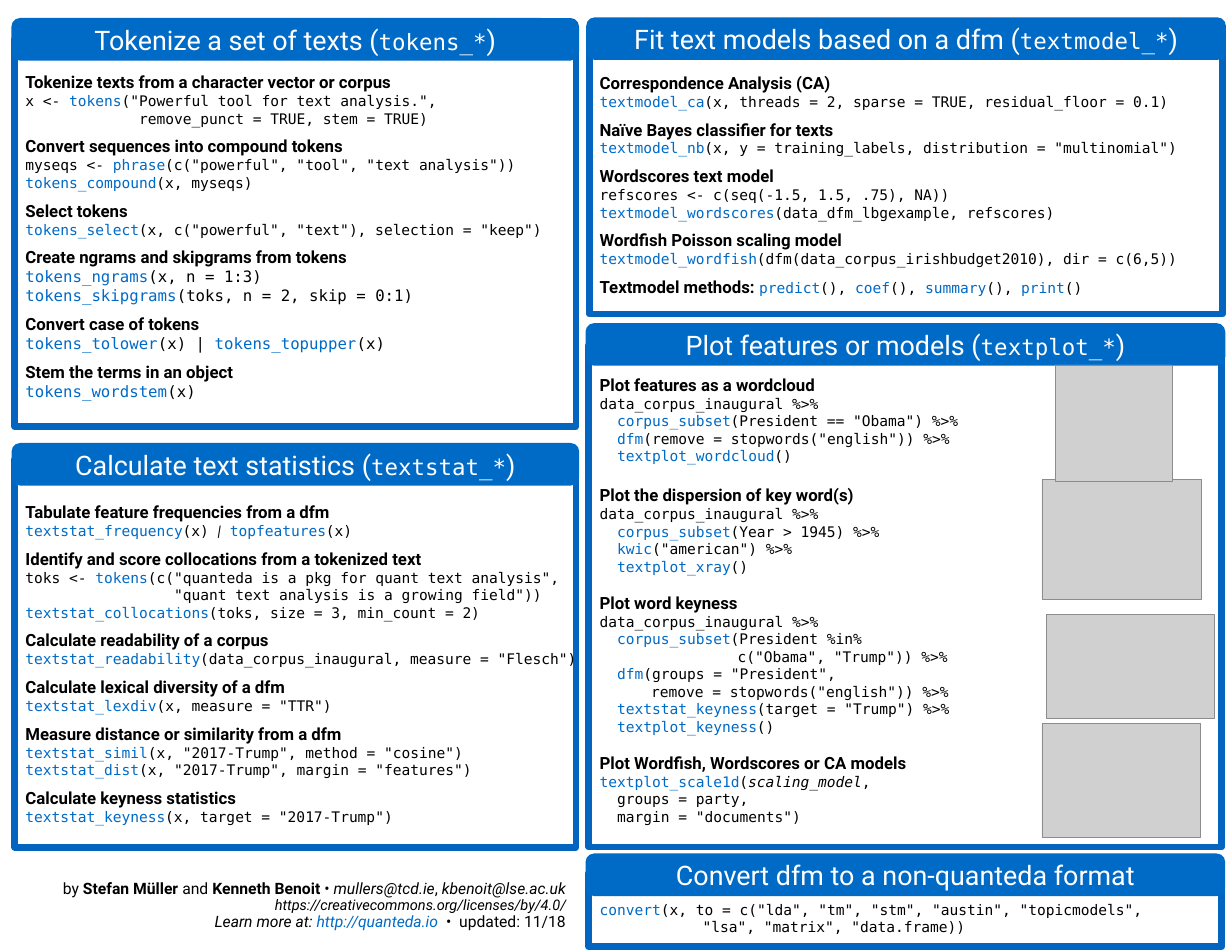
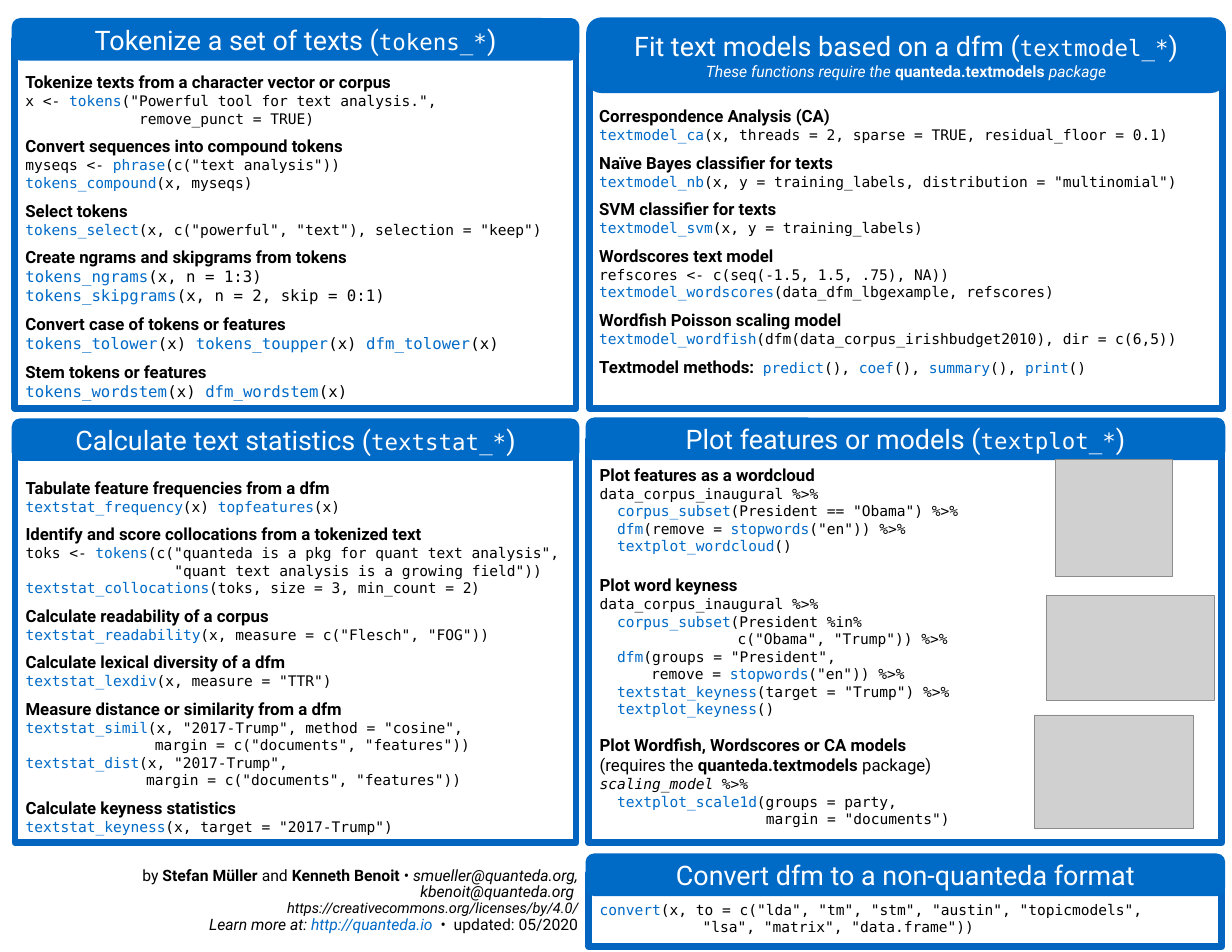
Before and after one commit to rstudio/cheatsheets, a slide deck: slide 2 of powerpoints/quanteda.pptx. Drawn at 1232x952 pixels with LibreOffice and Linux fonts; fonts in the diff are those of the drawing; grey boxes stand for pictures. Boxes give left, top, right and bottom in pixels: in the first picture for what was removed or moved away, otherwise in the second. Text is boxed around its words. In the diff, an @@ line names an element or a change of style, - is before the commit and + after.

Commit message:
Add updated quanteda cheatsheet

```diff
--- a/powerpoints/quanteda.pptx
+++ b/powerpoints/quanteda.pptx
@@ rounded rectangle "Fit text models based on ...": place and size @@
-rounded rectangle "Fit text models based on ..." at box(586, 17, 1226, 60)
+rounded rectangle "Fit text models based on ..." at box(586, 17, 1226, 93)
@@ rectangle: place and size @@
-rectangle at box(15, 39, 576, 427)
+rectangle at box(15, 39, 576, 408)
@@ rectangle: place and size @@
-rectangle at box(589, 39, 1222, 314)
+rectangle at box(589, 39, 1222, 408)
@@ text in rounded rectangle at box(706, 65, 1106, 81): paragraph added @@
+  These functions require the quanteda.textmodels package
@@ text at box(139, 113, 314, 128): text changed @@
-remove_punct = TRUE, stem = TRUE)
+remove_punct = TRUE)
@@ text "Correspondence Analysis (CA)": place and size @@
-text "Correspondence Analysis (CA)" at box(600, 76, 1177, 296)
+text "Correspondence Analysis (CA)" at box(599, 109, 1176, 376)
@@ text at box(25, 159, 340, 173): text changed @@
-myseqs <- phrase(c("powerful", "tool", "text analysis"))
+myseqs <- phrase(c("text analysis"))
@@ text at box(599, 202, 923, 237): paragraphs added @@
+SVM classifier for texts
+textmodel_svm(x, y = training_labels)
@@ text at box(25, 289, 498, 401): text changed; text colour #000000 to #006AC7 @@
-tokens_skipgrams(toks, n = 2, skip = 0:1)
-Convert case of tokens
-tokens_tolower(x) | tokens_topupper(x)
-Stem the terms in an object
-tokens_wordstem(x)
+tokens_skipgrams(x, n = 2, skip = 0:1)
+Convert case of tokens or features
+tokens_tolower(x) tokens_toupper(x) dfm_tolower(x)
+Stem tokens or features
+tokens_wordstem(x) dfm_wordstem(x)
@@ rounded rectangle "Calculate text statistics (textstat_*)": place and size @@
-rounded rectangle "Calculate text statistics (textstat_*)" at box(11, 443, 579, 485)
+rounded rectangle "Calculate text statistics (textstat_*)" at box(12, 418, 580, 461)
@@ rounded rectangle "Plot features or models (textplot_*)": place and size @@
-rounded rectangle "Plot features or models (textplot_*)" at box(585, 323, 1225, 366)
+rounded rectangle "Plot features or models (textplot_*)" at box(585, 418, 1225, 460)
@@ rectangle: place and size @@
-rectangle at box(15, 460, 576, 847)
+rectangle at box(15, 435, 576, 843)
@@ rectangle: place and size @@
-rectangle at box(589, 345, 1222, 847)
+rectangle at box(589, 439, 1222, 843)
@@ text "Tabulate feature frequencies from a ...": place and size @@
-text "Tabulate feature frequencies from a ..." at box(25, 505, 577, 826)
+text "Tabulate feature frequencies from a ..." at box(26, 481, 560, 836)
@@ text "Plot features as a wordcloud": place and size @@
-text "Plot features as a wordcloud" at box(600, 378, 923, 825)
+text "Plot features as a wordcloud" at box(600, 468, 950, 827)
@@ picture: place and size @@
-picture at box(1055, 365, 1172, 482)
+picture at box(1055, 460, 1172, 576)
@@ text at box(26, 501, 340, 516): text changed @@
-textstat_frequency(x) | topfeatures(x)
+textstat_frequency(x) topfeatures(x)
@@ text at box(600, 488, 854, 576): paragraphs removed @@
-Plot the dispersion of key word(s)
-data_corpus_inaugural %>%
-corpus_subset(Year > 1945) %>%
-kwic("american") %>%
-textplot_xray()
@@ picture removed at box(1042, 480, 1201, 599) @@
@@ text at box(617, 523, 871, 537): text changed @@
-dfm(remove = stopwords("english")) %>%
+dfm(remove = stopwords("en")) %>%
@@ picture: place and size @@
-picture at box(1047, 614, 1214, 718)
+picture at box(1047, 596, 1214, 701)
@@ text at box(26, 629, 489, 644): text changed @@
-textstat_readability(data_corpus_inaugural, measure = "Flesch")
+textstat_readability(x, measure = c("Flesch", "FOG"))
@@ text at box(651, 668, 870, 682): text changed @@
-remove = stopwords("english")) %>%
+remove = stopwords("en")) %>%
@@ picture: place and size @@
-picture at box(1042, 723, 1201, 837)
+picture at box(1034, 715, 1193, 829)
@@ text at box(26, 722, 470, 788): text changed @@
-textstat_simil(x, "2017-Trump", method = "cosine")
-textstat_dist(x, "2017-Trump", margin = "features")
+textstat_simil(x, "2017-Trump", method = "cosine",
+margin = c("documents", "features"))
+textstat_dist(x, "2017-Trump",
+margin = c("documents", "features"))
@@ text at box(600, 757, 931, 811): text changed @@
-textplot_scale1d(scaling_model,
-groups = party,
+(requires the quanteda.textmodels package)
+scaling_model %>%
+textplot_scale1d(groups = party,
@@ text "by Stefan Müller and Kenneth ...": place and size @@
-text "by Stefan Müller and Kenneth ..." at box(63, 882, 566, 931)
+text "by Stefan Müller and Kenneth ..." at box(142, 869, 578, 934)
@@ text at box(142, 869, 578, 903): text changed; italic on @@
-by Stefan Müller and Kenneth Benoit • mullers@tcd.ie, kbenoit@lse.ac.uk
+by Stefan Müller and Kenneth Benoit • smueller@quanteda.org, kbenoit@quanteda.org
@@ text at box(209, 918, 578, 934): text changed @@
-Learn more at: http://quanteda.io • updated: 11/18
+Learn more at: http://quanteda.io • updated: 05/2020
@@ text at box(600, 904, 1143, 934): text changed @@
-convert(x, to = c("lda", "tm", "stm", "austin", "topicmodels", "lsa", "matrix", "data.frame))
+convert(x, to = c("lda", "tm", "stm", "austin", "topicmodels", "lsa", "matrix", "data.frame"))
```
Also in this commit, not shown: 1 other slide changed, 1 other file.
